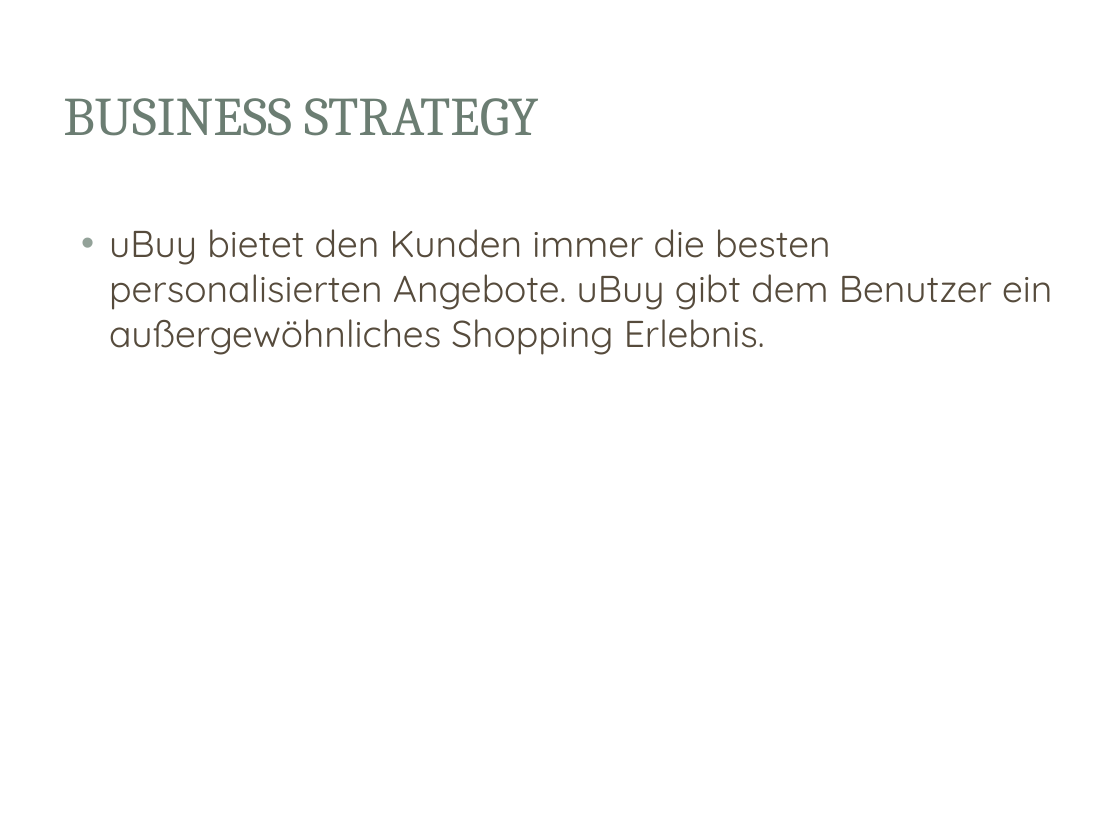
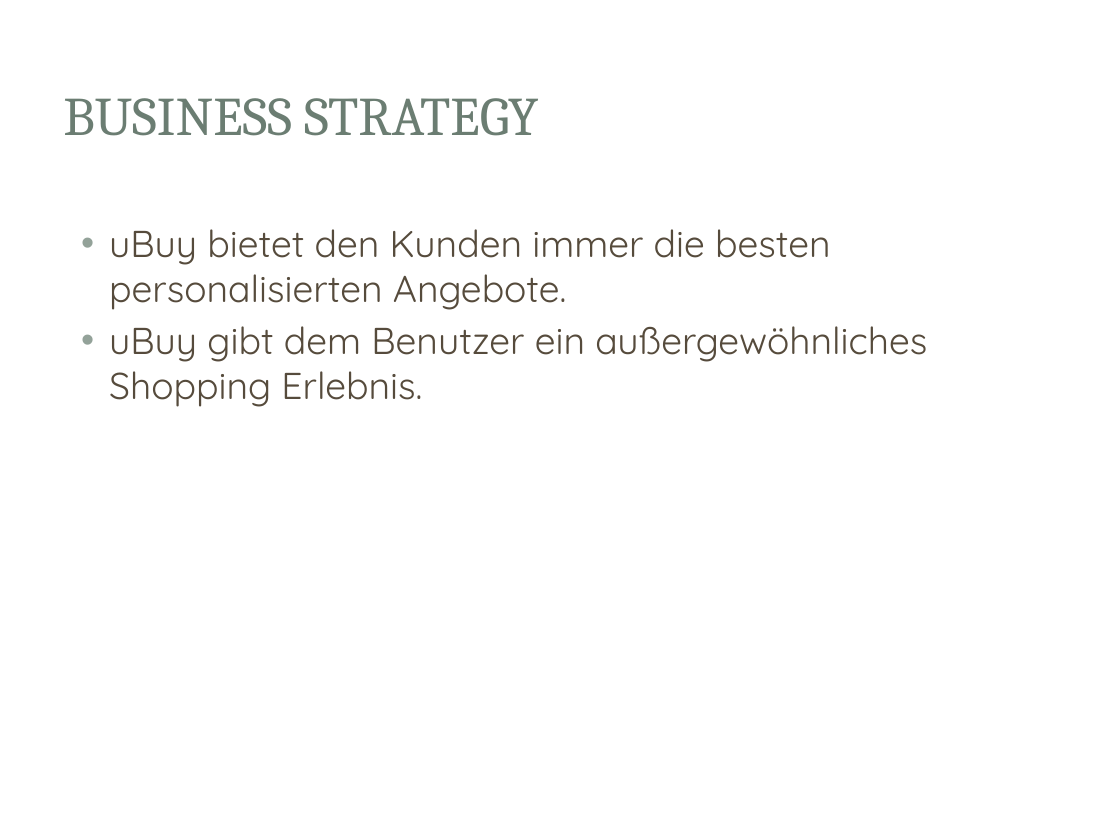
Before and after one commit to lightstalker89/MIT_SAD, a slide deck: slide 3 of 4th_sem/ak_SAD/grill_murrent/Ausgwählte Kapitel SAD.pptx. Drawn at 1120x840 pixels with LibreOffice and Linux fonts; fonts in the diff are those of the drawing; background and template pictures are left out. Boxes give left, top, right and bottom in pixels: in the first picture for what was removed or moved away, otherwise in the second. Text is boxed around its words. In the diff, an @@ line names an element or a change of style, - is before the commit and + after.

Commit message:
*) Updated user controls

```diff
--- a/4th_sem/ak_SAD/grill_murrent/Ausgwählte Kapitel SAD.pptx
+++ b/4th_sem/ak_SAD/grill_murrent/Ausgwählte Kapitel SAD.pptx
@@ text at box(109, 229, 927, 407): text changed @@
-• uBuy bietet den Kunden immer die besten personalisierten Angebote. uBuy gibt dem Benutzer ein außergewöhnliches Shopping Erlebnis.
+• uBuy bietet den Kunden immer die besten personalisierten Angebote.
+• uBuy gibt dem Benutzer ein außergewöhnliches Shopping Erlebnis.
```
